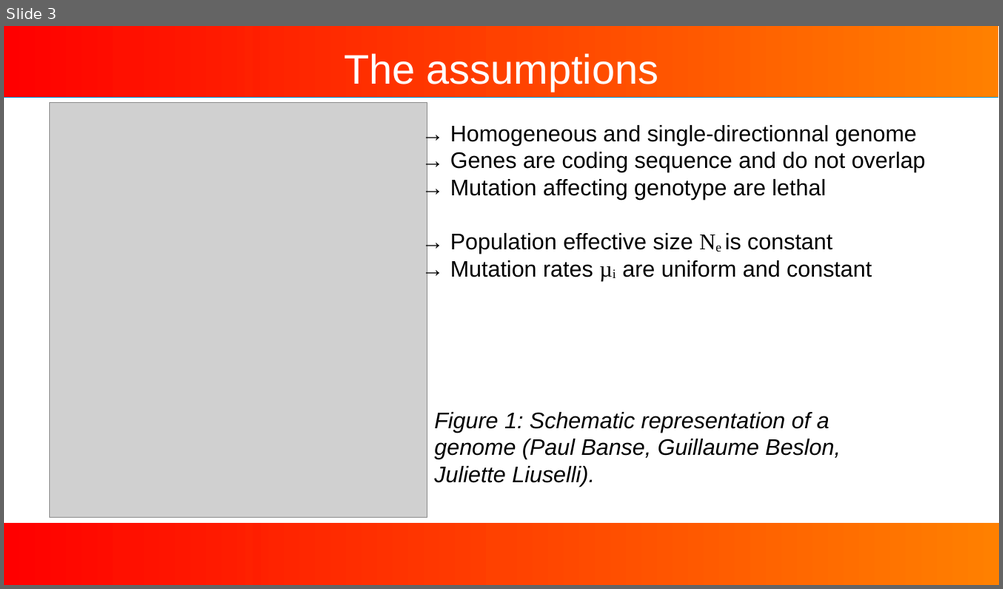
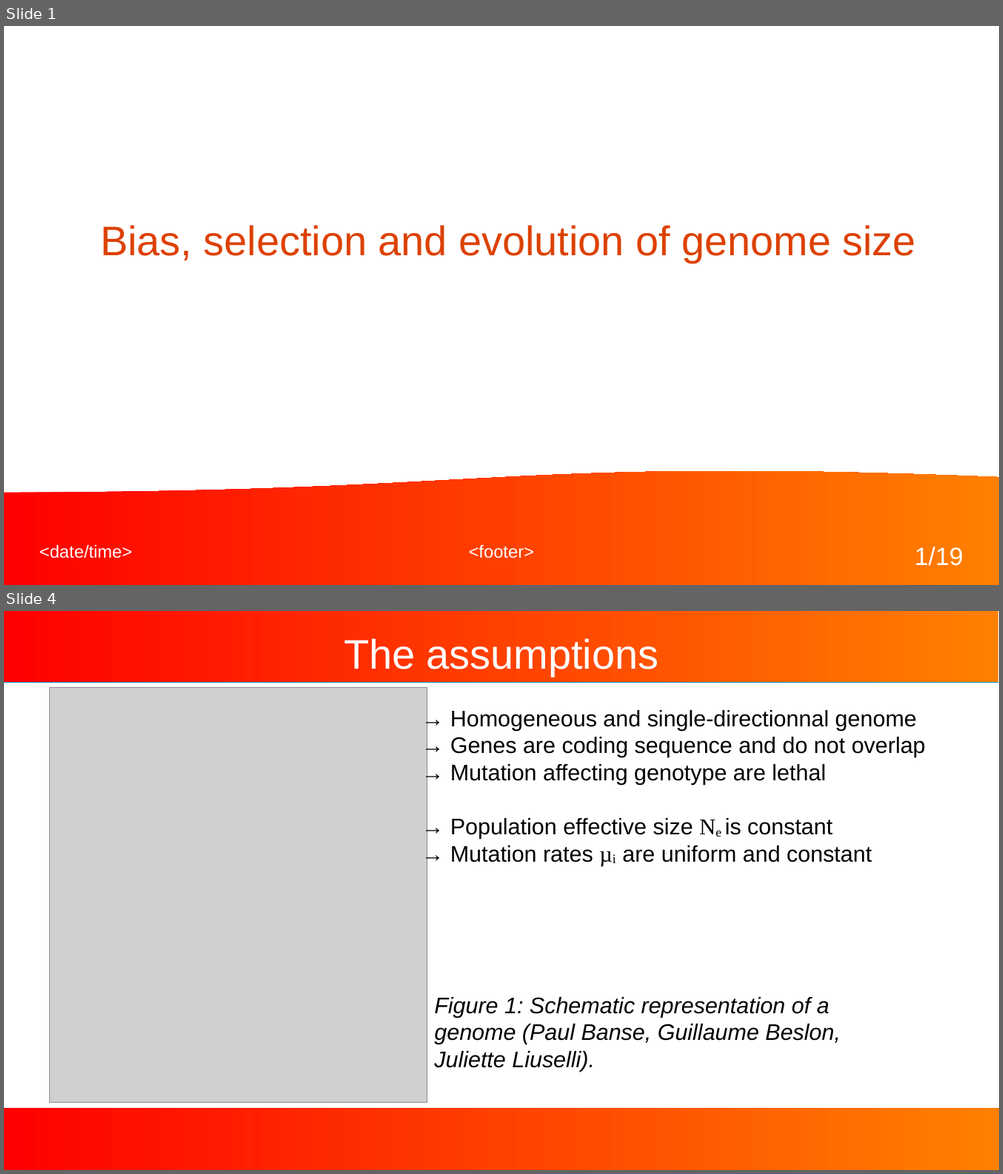
Before and after one commit to Jojobarbarr/AL_predict, a slide deck: talk.odp. Shown one above the other, each under a label of ours: slide 3 before the commit, slides 1 and 4 after it; the slides between them are not shown. The pictures are 1003x589 and 1003x1174 pixels, drawn with LibreOffice and Linux fonts; fonts in the diff are those of the drawing; grey boxes stand for pictures; background and template pictures are left out. Boxes give left, top, right and bottom in pixels: in the first picture for what was removed or moved away, otherwise in the second. Text is boxed around its words. In the diff, an @@ line names an element or a change of style, - is before the commit and + after.

```diff
--- a/talk.odp
+++ b/talk.odp
@@ slide 1 added at box(4, 26, 999, 585), background #FFFFFF @@
@@ title added at box(100, 225, 916, 263), 33 pt, text #DD4100 @@
+Bias, selection and evolution of genome size
@@ flow chart document added at box(4, 470, 999, 585), fill gradient #FF0000 to #FF0200 to #FF0400 to #FF0600 to #FF0800 to #FF0A00 @@
@@ text added at box(40, 545, 132, 559), 14 pt, text #FFFFFF @@
+<date/time>
@@ text added at box(469, 545, 534, 559), 14 pt, text #FFFFFF @@
+<footer>
@@ page number added at box(914, 547, 963, 566), 20 pt, text #FFFFFF @@
+1/19
@@ what was slide 3 is now slide 4 @@
```
Also in this commit, not shown: 7 slides changed, 10 other slides added, 2 slides removed, 8 other files.
